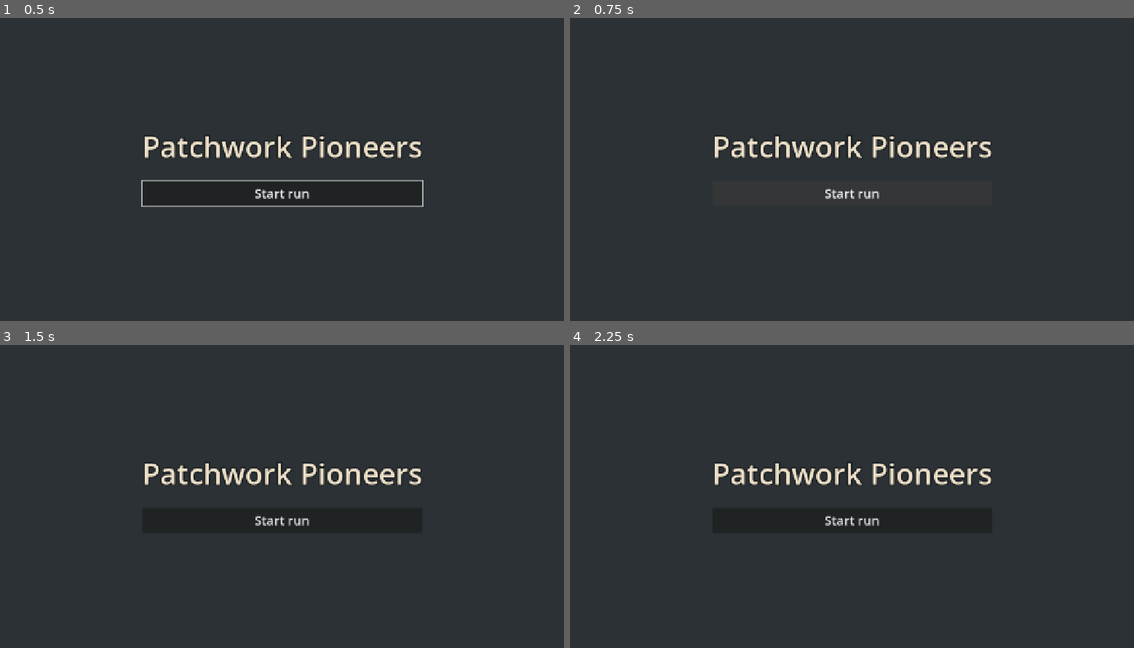
Above: before the commit, frames 1-4 (two rows, left to right).
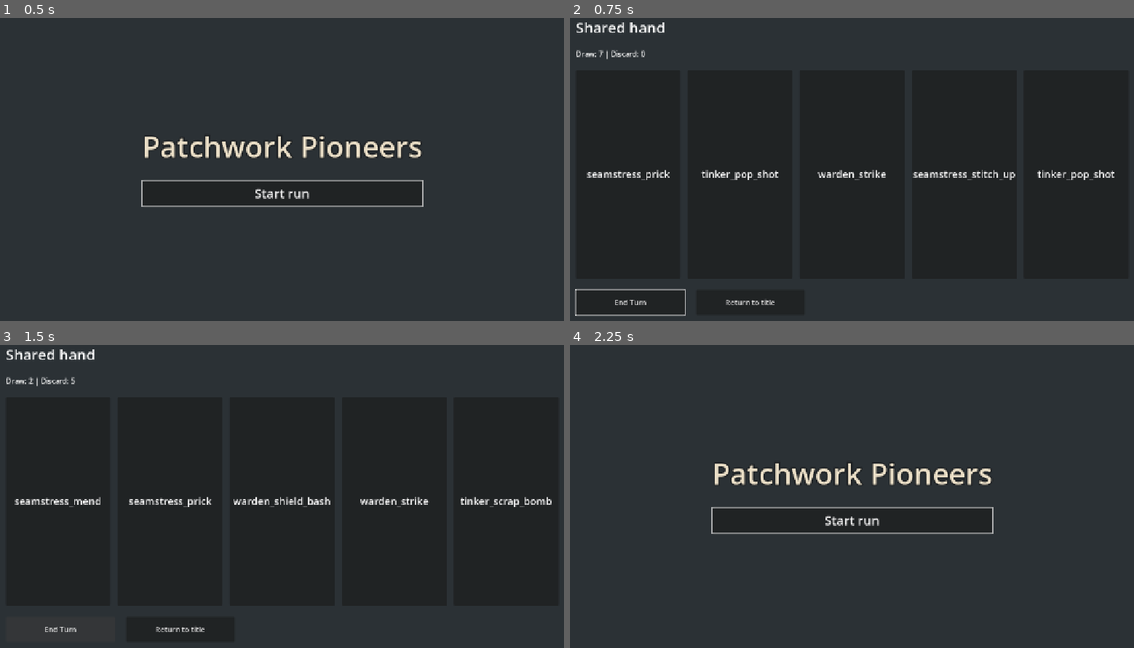
Above: after the commit, the same moments.

Repository: jcoev123-jpg/PatchworkPioneers
Game: Godot game, scene res://scenes/app.tscn
The game is run twice, just before and just after one commit, with the same random seed, the same clock (stepped at 60 frames per second) and the same inputs.
Inputs (mouse positions are in pixels of both pictures, inside the frame that each line leads up to):
- Up to frame 1 (0.5 s): no input
- Up to frame 2 (0.75 s): click "Start run" at 0.5 s
- Up to frame 3 (1.5 s): click (62, 629) at 1.25 s, where only the run after the commit has a clickable "End Turn"
- Up to frame 4 (2.25 s): click (750, 629) at 2 s, where only the run after the commit has a clickable "Return to title"

Frame 1 is identical in both runs. In frame 2, 3.4% of the frame differs, in the area x 0-97%, y 1-99%; in frame 3, 3.2%; in frame 4, 0.5%.

Commit message:
Patchwork Pioneers cycle 004: Wire the shared starter deck into the live battle hand
Accepted by relay v2 (Claude final review, tests green).

Diff:
--- /dev/null
+++ b/data/cards/starter_deck.json
@@ -0,0 +1,14 @@
+[
+  "warden_strike",
+  "warden_strike",
+  "warden_brace",
+  "warden_shield_bash",
+  "seamstress_prick",
+  "seamstress_prick",
+  "seamstress_mend",
+  "seamstress_stitch_up",
+  "tinker_pop_shot",
+  "tinker_pop_shot",
+  "tinker_scrap_bomb",
+  "tinker_tune_up"
+]
--- a/scripts/app.gd
+++ b/scripts/app.gd
@@ -1,16 +1,28 @@
 extends Control
-## Root of the game. Shows the title screen; later milestones swap in the map, battle and result screens.
+## Root of the game. The hand view delegates all card movement to CombatDeck.
 
 signal start_run_requested
 
 const TITLE := "Patchwork Pioneers"
+const STARTER_DECK_PATH := "res://data/cards/starter_deck.json"
+
+@export var run_seed: int = 42
 
 var title_label: Label
 var start_button: Button
+var title_view: VBoxContainer
+var battle_view: MarginContainer
+var hand_view: HBoxContainer
+var pile_label: Label
+var end_turn_button: Button
+var return_button: Button
+var deck: CombatDeck
+var run_rng: RandomNumberGenerator
 
 
 func _ready() -> void:
 	_build_title()
+	start_run_requested.connect(_start_run)
 
 
 func _build_title() -> void:
@@ -20,6 +32,7 @@
 	add_child(bg)
 
 	var box := VBoxContainer.new()
+	title_view = box
 	box.set_anchors_preset(Control.PRESET_CENTER)
 	box.alignment = BoxContainer.ALIGNMENT_CENTER
 	box.add_theme_constant_override("separation", 32)
@@ -42,3 +55,104 @@
 	box.add_child(start_button)
 	start_button.grab_focus.call_deferred()
 	box.position -= box.get_combined_minimum_size() / 2.0
+
+
+func _start_run() -> void:
+	if deck != null:
+		return
+	var source = JSON.parse_string(FileAccess.get_file_as_string(STARTER_DECK_PATH))
+	if not source is Array or source.is_empty():
+		push_error("Starter deck must be a nonempty array of card IDs")
+		return
+	var cards: Array[String] = []
+	for card in source:
+		if not card is String or card.is_empty():
+			push_error("Starter deck contains an invalid card ID")
+			return
+		cards.append(card)
+	run_rng = RandomNumberGenerator.new()
+	run_rng.seed = run_seed
+	deck = CombatDeck.new(cards, run_rng)
+	deck.start_turn()
+	title_view.hide()
+	_build_battle()
+	_refresh_hand()
+	end_turn_button.grab_focus()
+
+
+func _build_battle() -> void:
+	battle_view = MarginContainer.new()
+	battle_view.set_anchors_preset(Control.PRESET_FULL_RECT)
+	for side in ["left", "top", "right", "bottom"]:
+		battle_view.add_theme_constant_override("margin_" + side, 32)
+	add_child(battle_view)
+	var column := VBoxContainer.new()
+	column.add_theme_constant_override("separation", 24)
+	battle_view.add_child(column)
+	var heading := Label.new()
+	heading.text = "Shared hand"
+	heading.add_theme_font_size_override("font_size", 32)
+	column.add_child(heading)
+	pile_label = Label.new()
+	column.add_child(pile_label)
+	hand_view = HBoxContainer.new()
+	hand_view.size_flags_vertical = Control.SIZE_EXPAND_FILL
+	hand_view.add_theme_constant_override("separation", 16)
+	column.add_child(hand_view)
+	var actions := HBoxContainer.new()
+	actions.add_theme_constant_override("separation", 24)
+	column.add_child(actions)
+	end_turn_button = Button.new()
+	end_turn_button.text = "End Turn"
+	end_turn_button.custom_minimum_size = Vector2(240, 56)
+	end_turn_button.pressed.connect(_end_turn)
+	actions.add_child(end_turn_button)
+	return_button = Button.new()
+	return_button.text = "Return to title"
+	return_button.custom_minimum_size = Vector2(240, 56)
+	return_button.pressed.connect(_return_to_title)
+	actions.add_child(return_button)
+	end_turn_button.focus_next = end_turn_button.get_path_to(return_button)
+	end_turn_button.focus_previous = end_turn_button.get_path_to(return_button)
+	return_button.focus_next = return_button.get_path_to(end_turn_button)
+	return_button.focus_previous = return_button.get_path_to(end_turn_button)
+
+
+func _refresh_hand() -> void:
+	for child in hand_view.get_children():
+		child.free()
+	for card_id in deck.hand:
+		var panel := PanelContainer.new()
+		panel.size_flags_horizontal = Control.SIZE_EXPAND_FILL
+		hand_view.add_child(panel)
+		var label := Label.new()
+		label.text = card_id
+		label.autowrap_mode = TextServer.AUTOWRAP_WORD_SMART
+		label.horizontal_alignment = HORIZONTAL_ALIGNMENT_CENTER
+		label.vertical_alignment = VERTICAL_ALIGNMENT_CENTER
+		label.add_theme_font_size_override("font_size", 22)
+		panel.add_child(label)
+	pile_label.text = "Draw: %d | Discard: %d" % [deck.draw_pile.size(), deck.discard_pile.size()]
+
+
+func _end_turn() -> void:
+	if deck == null or not deck.end_turn():
+		return
+	deck.start_turn()
+	_refresh_hand()
+
+
+func _return_to_title() -> void:
+	if battle_view == null:
+		return
+	remove_child(battle_view)
+	battle_view.queue_free()
+	battle_view = null
+	hand_view = null
+	pile_label = null
+	end_turn_button = null
+	return_button = null
+	deck = null
+	run_rng = null
+	title_view.show()
+	start_button.grab_focus()
--- /dev/null
+++ b/tests/live_hand_test.gd
@@ -0,0 +1,151 @@
+extends SceneTree
+
+const EXPECTED := {
+	"warden_strike": 2, "warden_brace": 1, "warden_shield_bash": 1,
+	"seamstress_prick": 2, "seamstress_mend": 1, "seamstress_stitch_up": 1,
+	"tinker_pop_shot": 2, "tinker_scrap_bomb": 1, "tinker_tune_up": 1,
+}
+
+var failures: Array[String] = []
+var checks := 0
+var starts := 0
+
+
+func _initialize() -> void:
+	call_deferred("_run")
+
+
+func _check(condition: bool, message: String) -> void:
+	checks += 1
+	if not condition:
+		failures.append(message)
+
+
+func _snapshot(deck: CombatDeck) -> Array:
+	return [deck.draw_pile.duplicate(), deck.hand.duplicate(),
+		deck.discard_pile.duplicate(), deck.turn_active]
+
+
+func _copies(cards: Array) -> Dictionary:
+	var result := {}
+	for card in cards:
+		result[card] = result.get(card, 0) + 1
+	return result
+
+
+func _visible(app) -> void:
+	_check(app.battle_view != null and app.battle_view.is_visible_in_tree(), "battle mounted and visible")
+	_check(app.hand_view != null and app.hand_view.is_visible_in_tree(), "hand mounted and visible")
+	if app.hand_view == null:
+		return
+	_check(app.hand_view.get_child_count() == 5, "five visible card panels")
+	var ids: Array[String] = []
+	for panel in app.hand_view.get_children():
+		_check(panel is PanelContainer and panel.is_visible_in_tree(), "visible placeholder panel")
+		var label = panel.get_child(0) if panel.get_child_count() > 0 else null
+		_check(label is Label and label.is_visible_in_tree(), "visible card label exists")
+		if label is Label:
+			ids.append(label.text)
+	_check(ids == app.deck.hand, "visible IDs match actual hand in order")
+	_check(app.pile_label != null and app.pile_label.is_visible_in_tree(), "visible pile counts exist")
+	if app.pile_label != null:
+		_check(app.pile_label.text == "Draw: %d | Discard: %d" % [
+			app.deck.draw_pile.size(), app.deck.discard_pile.size()], "visible counts match actual piles")
+	_check(app.deck.hand.size() == 5 and app.deck.turn_active, "five actual cards in active turn")
+	_check(_copies(app.deck.draw_pile + app.deck.hand + app.deck.discard_pile) == EXPECTED,
+		"all twelve starter copies conserved")
+
+
+func _run() -> void:
+	var source = JSON.parse_string(FileAccess.get_file_as_string("res://data/cards/starter_deck.json"))
+	_check(source is Array, "starter JSON is an array")
+	if not source is Array:
+		_finish()
+		return
+	_check(_copies(source) == EXPECTED, "starter multiplicities match design exactly")
+	var cards: Array[String] = []
+	cards.assign(source)
+	var scene: PackedScene = load("res://scenes/app.tscn")
+	_check(scene != null, "real app scene loads")
+	if scene == null:
+		_finish()
+		return
+	var app = scene.instantiate()
+	root.add_child(app)
+	await process_frame
+	_check(app.title_label.text == "Patchwork Pioneers" and app.title_label.is_visible_in_tree(), "title retained")
+	_check(app.start_button != null and app.start_button.is_visible_in_tree(), "Start run mounted")
+	_check(app.start_button.has_focus(), "title starts with keyboard focus")
+	_check(app.deck == null and app.run_rng == null and app.battle_view == null, "initial session empty")
+	app.start_run_requested.connect(func(): starts += 1)
+	app.run_seed = 42
+	var first_trace: Array = []
+	for session in range(2):
+		app.start_button.pressed.emit()
+		_check(starts == session + 1, "existing start signal emitted")
+		_check(app.deck != null and app.run_rng != null, "Start run creates real session objects")
+		if app.deck == null or app.run_rng == null:
+			app.free()
+			_finish()
+			return
+		_check(not app.title_view.is_visible_in_tree(), "title hidden in battle")
+		_check(app.end_turn_button.has_focus(), "End Turn receives keyboard focus")
+		_check(app.end_turn_button.focus_mode == Control.FOCUS_ALL and
+			app.return_button.focus_mode == Control.FOCUS_ALL, "battle actions support keyboard and mouse")
+		_check(app.end_turn_button.get_node(app.end_turn_button.focus_next) == app.return_button and
+			app.return_button.get_node(app.return_button.focus_next) == app.end_turn_button, "keyboard action cycle")
+		var rng := RandomNumberGenerator.new()
+		rng.seed = 42
+		var reference := CombatDeck.new(cards, rng)
+		reference.start_turn()
+		var trace: Array = []
+		var deck_ref: WeakRef = weakref(app.deck)
+		var rng_ref: WeakRef = weakref(app.run_rng)
+		var view_id: int = app.battle_view.get_instance_id()
+		var child_count: int = app.get_child_count()
+		# A second request while active cannot replace the current session.
+		app._start_run()
+		_check(app.deck == deck_ref.get_ref() and app.get_child_count() == child_count, "duplicate start preserves session")
+		for turn in range(12):
+			if session == 0 and turn == 0:
+				if "--inject-wrong-count" in OS.get_cmdline_user_args():
+					app.pile_label.text = "wrong"
+				if "--inject-missing-control" in OS.get_cmdline_user_args():
+					app.hand_view.get_child(0).free()
+			_visible(app)
+			_check(_snapshot(app.deck) == _snapshot(reference), "UI lifecycle matches real deck reference")
+			_check(app.run_rng.state == rng.state, "UI uses only the session RNG")
+			trace.append(_snapshot(app.deck))
+			if turn == 0:
+				_check(app.deck.draw_pile.size() == 7 and app.deck.discard_pile.is_empty(), "opening piles 7/0")
+			if turn == 1:
+				_check(app.deck.draw_pile.size() == 2 and app.deck.discard_pile == trace[0][1], "first end discards entire opening hand")
+			if turn == 2:
+				_check(app.deck.draw_pile.size() == 7 and app.deck.discard_pile.is_empty(), "third hand crosses seeded reshuffle")
+			if turn < 11:
+				_check(reference.end_turn() and reference.start_turn(), "reference turn advances")
+				app.end_turn_button.pressed.emit()
+		if session == 0:
+			first_trace = trace
+		else:
+			_check(trace == first_trace, "fresh fixed-seed session replays every opening and later pile")
+		app.return_button.pressed.emit()
+		await process_frame
+		_check(app.deck == null and app.run_rng == null, "return clears session references")
+		_check(deck_ref.get_ref() == null and rng_ref.get_ref() == null, "return releases deck and RNG")
+		_check(not is_instance_id_valid(view_id), "battle view removed and freed")
+		_check(app.battle_view == null and app.hand_view == null and app.pile_label == null and
+			app.end_turn_button == null and app.return_button == null, "battle control references cleared")
+		_check(app.title_view.is_visible_in_tree() and app.start_button.has_focus(), "return restores visible focused title")
+		app._end_turn()
+		app._return_to_title()
+		_check(app.deck == null and app.get_child_count() == child_count - 1, "inactive actions do not recreate stale session")
+	app.free()
+	_finish()
+
+
+func _finish() -> void:
+	for failure in failures:
+		printerr(failure)
+	print("live_hand_test: ", "PASS" if failures.is_empty() else "FAIL", " (", checks, " checks)")
+	quit(0 if failures.is_empty() else 1)
Not shown, added: tests/live_hand_test.gd.uid
